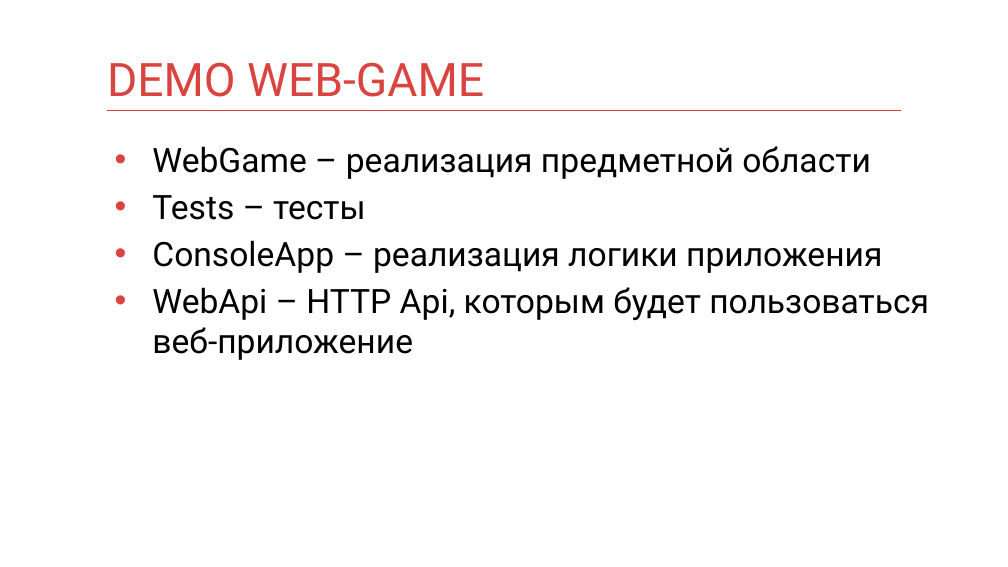
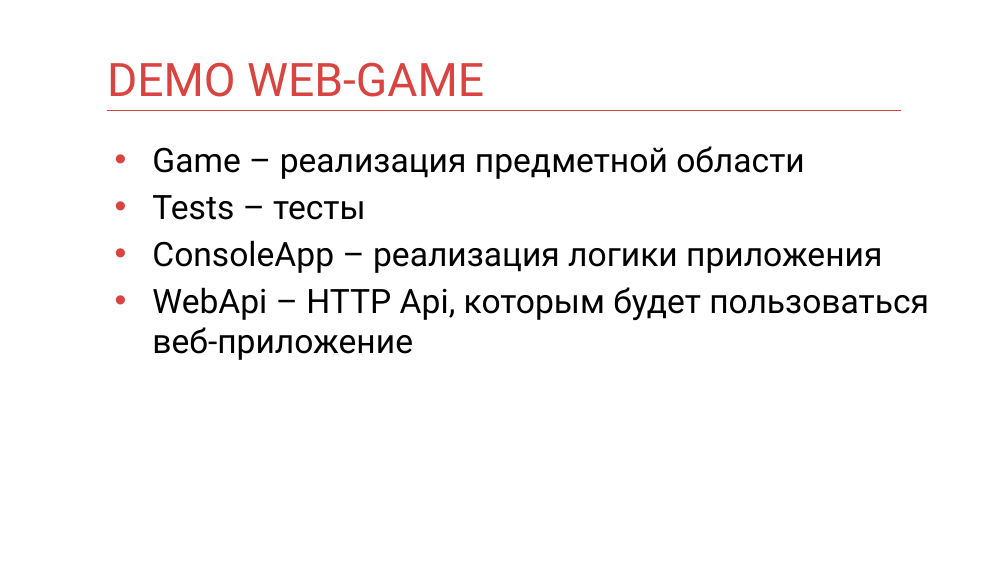
Before and after one commit to mnenorm74/web-game, a slide deck: slide 77 of db.pptx. Drawn at 1008x567 pixels with LibreOffice and Linux fonts; fonts in the diff are those of the drawing. Boxes give left, top, right and bottom in pixels: in the first picture for what was removed or moved away, otherwise in the second. Text is boxed around its words. In the diff, an @@ line names an element or a change of style, - is before the commit and + after.

```diff
--- a/db.pptx
+++ b/db.pptx
@@ text at box(152, 146, 805, 179): text changed @@
-• WebGame – реализация предметной области
+• Game – реализация предметной области
```
Also in this commit, not shown: 1 other slide changed, 2 other files.
